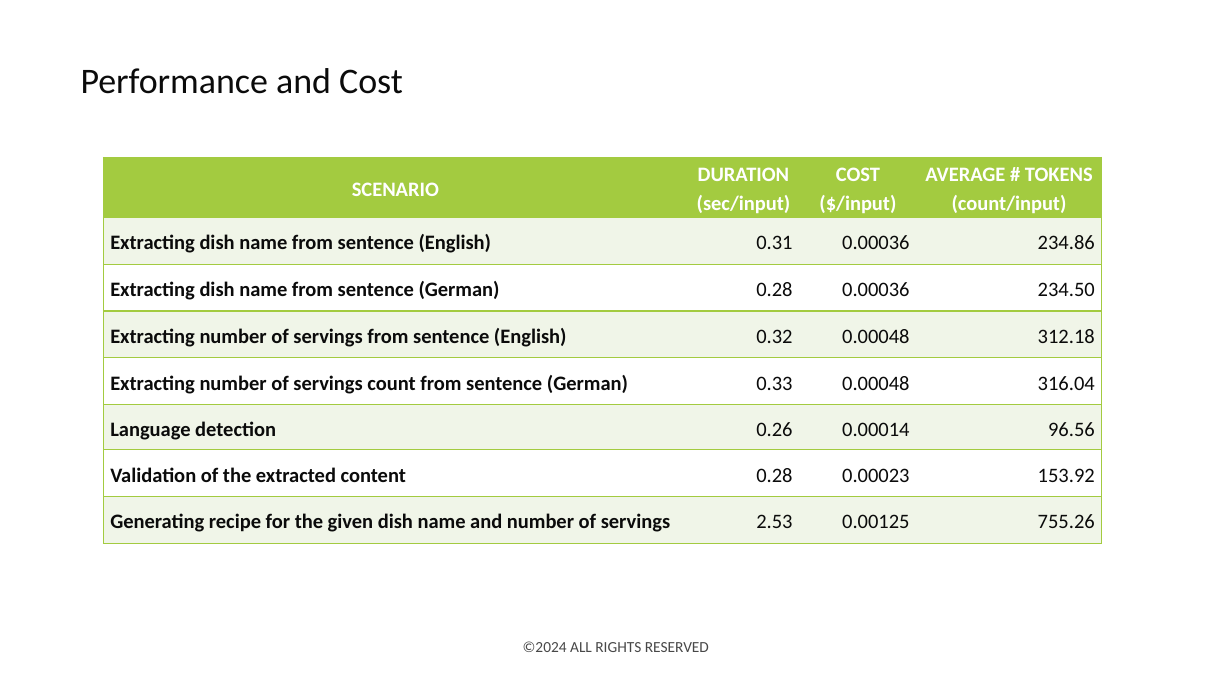
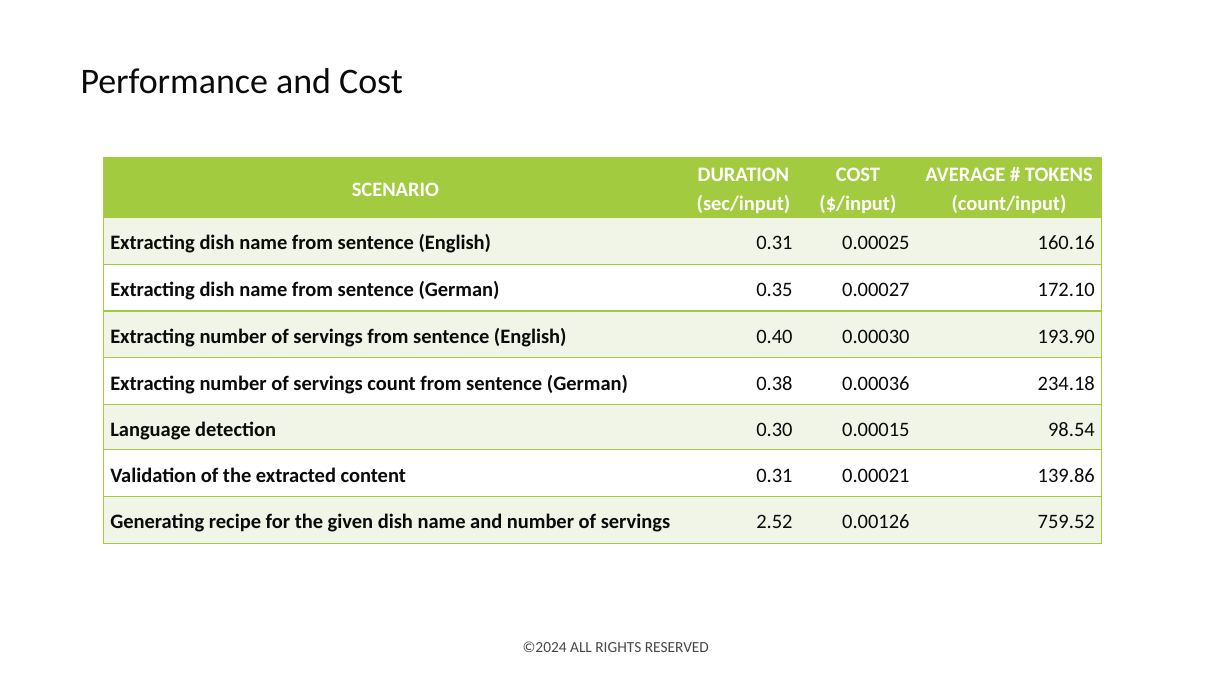
Before and after one commit to deepnetworkgmbh/generative-ai, a slide deck: slide 18 of recipe_generation/Presentation.pptx. Drawn at 1232x693 pixels with LibreOffice and Linux fonts; fonts in the diff are those of the drawing; background and template pictures are left out. Boxes give left, top, right and bottom in pixels: in the first picture for what was removed or moved away, otherwise in the second. Text is boxed around its words. In the diff, an @@ line names an element or a change of style, - is before the commit and + after.

Commit message:
(recipe_generation) Unit tests & Presentation update
* Unit tests are fixed
* Presentation is updated (Costs/Durations)

```diff
--- a/recipe_generation/Presentation.pptx
+++ b/recipe_generation/Presentation.pptx
@@ table at box(104, 157, 1102, 543) @@
-row 2, column 3: 0.00036
+row 2, column 3: 0.00025
-row 2, column 4: 234.86
+row 2, column 4: 160.16
-row 3: Extracting dish name from sentence (German) | 0.28 | 0.00036 | 234.50
+row 3: Extracting dish name from sentence (German) | 0.35 | 0.00027 | 172.10
-row 4: Extracting number of servings from sentence (English) | 0.32 | 0.00048 | 312.18
+row 4: Extracting number of servings from sentence (English) | 0.40 | 0.00030 | 193.90
-row 5: Extracting number of servings count from sentence (German) | 0.33 | 0.00048 | 316.04
+row 5: Extracting number of servings count from sentence (German) | 0.38 | 0.00036 | 234.18
-row 6: Language detection | 0.26 | 0.00014 | 96.56
+row 6: Language detection | 0.30 | 0.00015 | 98.54
-row 7: Validation of the extracted content | 0.28 | 0.00023 | 153.92
+row 7: Validation of the extracted content | 0.31 | 0.00021 | 139.86
-row 8: Generating recipe for the given dish name and number of servings | 2.53 | 0.00125 | 755.26
+row 8: Generating recipe for the given dish name and number of servings | 2.52 | 0.00126 | 759.52
```
Also in this commit, not shown: 1 other file.
